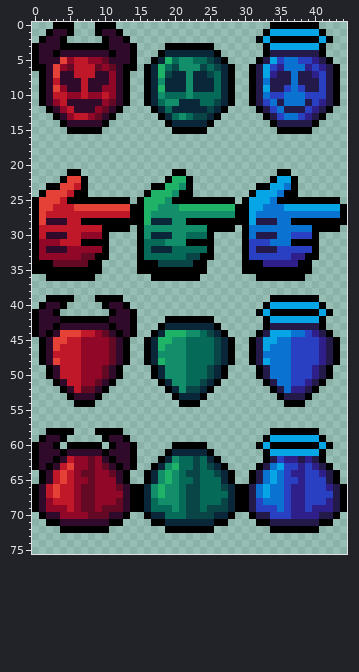
Sprite sheet -- Assets/Resources/Sprites/Drone.png. The picture above is the old version.
The file is 45x76 pixels.
Now the later version:
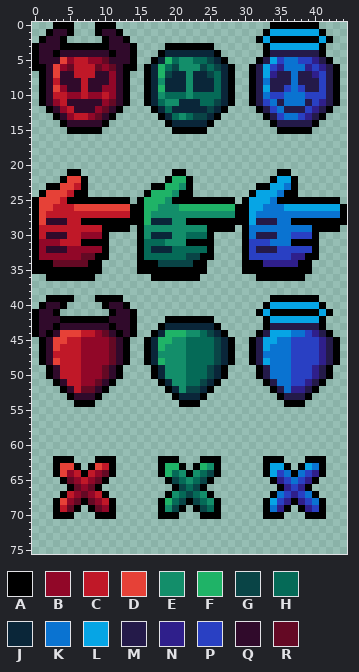
Palette (. is transparent): A #000000  B #910728  C #c01828  D #e64137  E #138e6a  F #1fb367  G #094446  H #056a57  J #0a2639  K #0a73d1  L #06a5e5  M #241a49  N #2f1f8b  P #2940c3  Q #300a2b  R #640924
Edits made:
Changed rows in their new state; - is an unchanged pixel.
first column x 0:
58 --....---....---------------------.......----
59 -....-----....-------------------.........---
60 ....-.....-....-----.....-------...........--
61 ...............----.......-------.........---
62 ...-AA...AA-...----AA...AA--------AA...AA----
63 ...AD-A.ADCA...--.AF-A.AFEA.----.AL-A.ALKA.--
64 -..A-BCAC-RA..--..A-HEAE-GA..--..A-PKAK-NA..-
65 -...AR-CBRA...--...AG-EHGA...--...AN-KPNA...-
66 .....ARB-A..........AGH-A..........ANP-A.....
67 ....A---BCA........A---HEA........A---PKA....
68 ...ADBRA--CA......AFHGA--EA......ALPNA--KA...
69 ...ACRA.ARBA......AEGA.AGHA......AKNA.ANPA...
70 -..AAA...AAA..--..AAA...AAA..--..AAA...AAA..-
71 --...........----...........----...........--
72 ----.......--------.......--------.......----
Where, in picture pixels (left, top, right, bottom), the same in both pictures:
changed: (32, 428, 347, 533)
